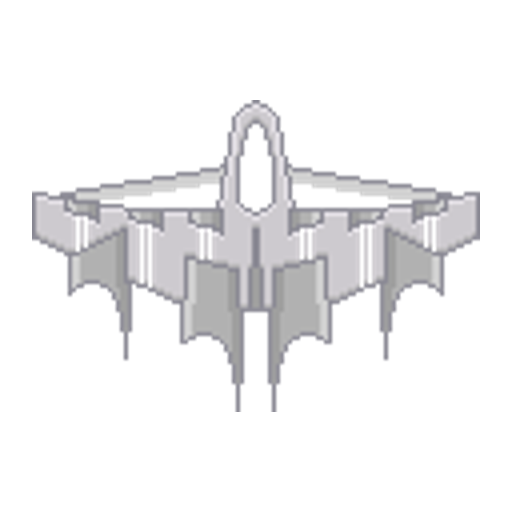
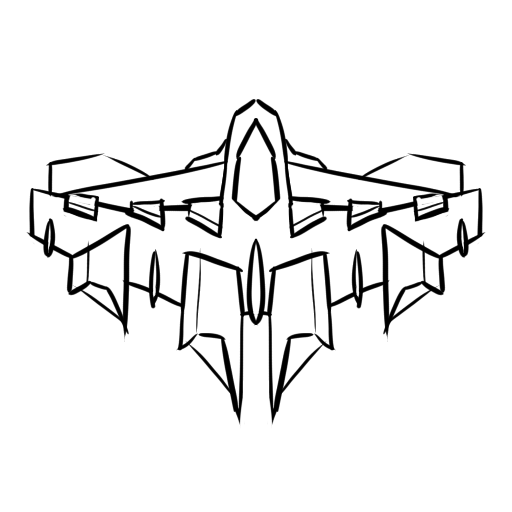
Layer changes from the first w=512, h=512 image to the second:
painted on "Paint Layer 1" over (26, 99, 486, 428)
hid "background" over (26, 99, 486, 428)
